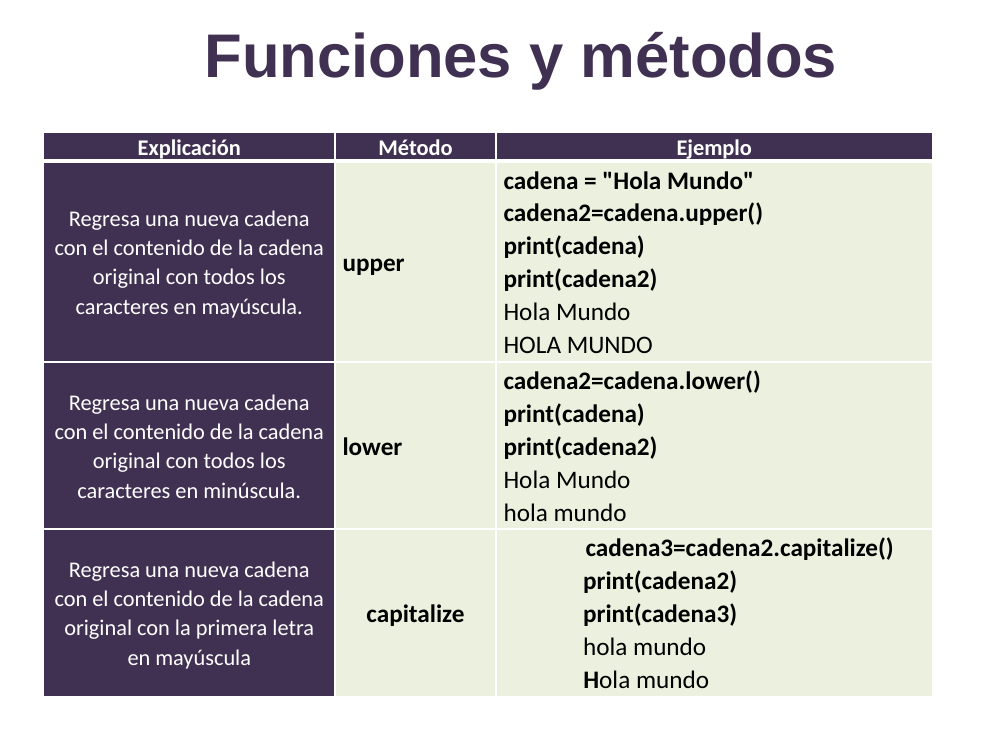
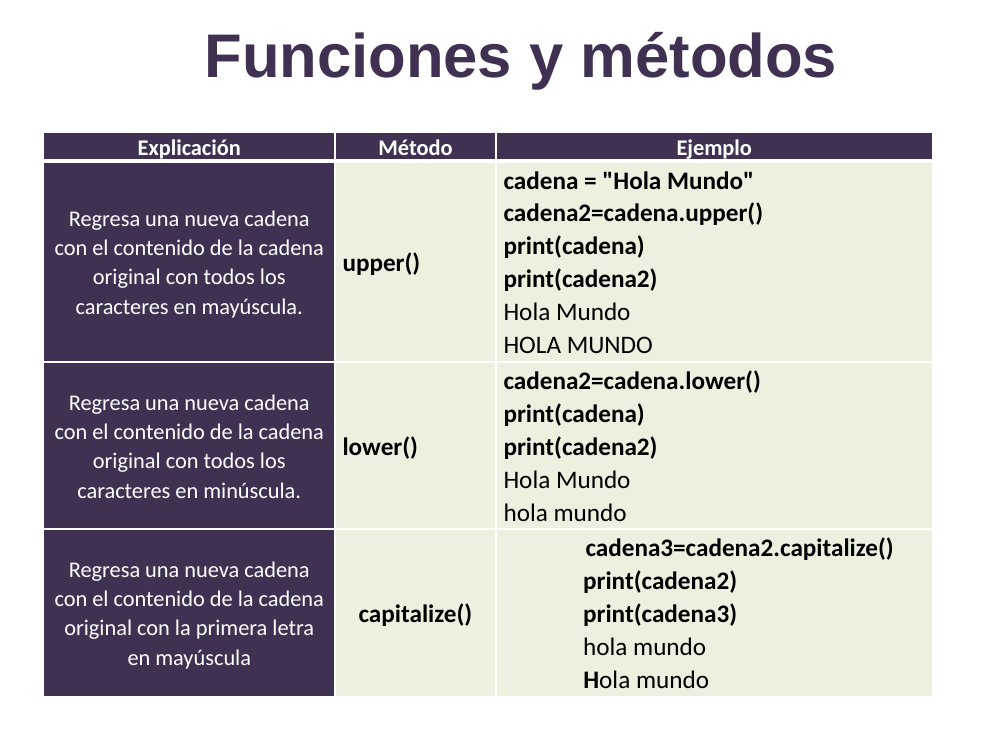
Before and after one commit to lizetheP/PensamientoC, a slide deck: slide 10 of CalendarioAgo2023/presentaciones/11_Strings.pptx. Drawn at 1008x756 pixels with LibreOffice and Linux fonts; fonts in the diff are those of the drawing. Boxes give left, top, right and bottom in pixels: in the first picture for what was removed or moved away, otherwise in the second. Text is boxed around its words. In the diff, an @@ line names an element or a change of style, - is before the commit and + after.

```diff
--- a/CalendarioAgo2023/presentaciones/11_Strings.pptx
+++ b/CalendarioAgo2023/presentaciones/11_Strings.pptx
@@ table at <box>43,132,932,696</box> @@
-row 2, column 2: upper
+row 2, column 2: upper()
-row 3, column 2: lower
+row 3, column 2: lower()
-row 4, column 2: capitalize
+row 4, column 2: capitalize()
```
Also in this commit, not shown: 1 other slide changed.
